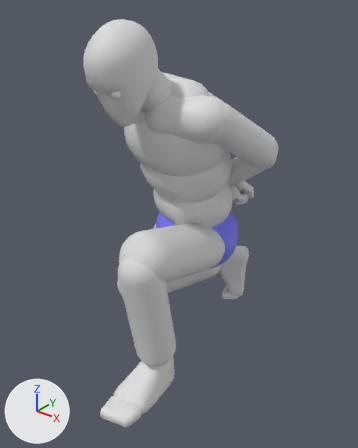
The FBX model ContentSources/Blender/ExportedFbx/SkeletalMesh/Als/Anim/A_Als_HandsTied_Poses.fbx, before and after one commit.
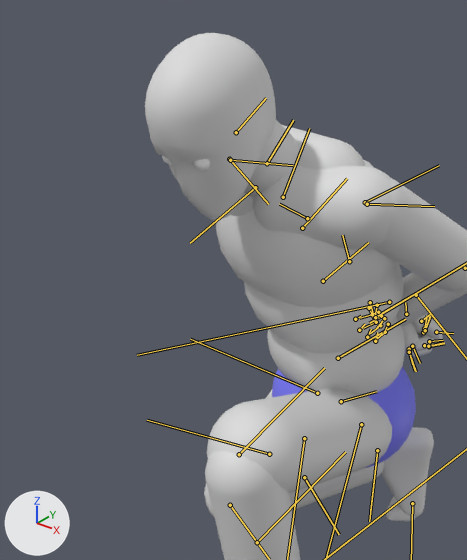
Each version is shown whole from a 50 mm lens placed at (1.044, -1.226, 1.285), pointed at (0.048, 0.019, 0.514), then close up on the part from 0% to 75% of the width and 0% to 72% of the height. Arrows for +X, +Y and +Z are at lower left; the lights stay in place. Both versions are drawn at frame 5 of the action 'Scene'; the numbers are the values there. The bones that bend it are drawn over the model as lines in the close-ups.

Names of what the first close-up shows: 'SKM_Als'.
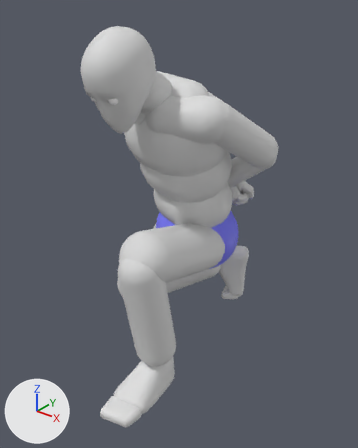
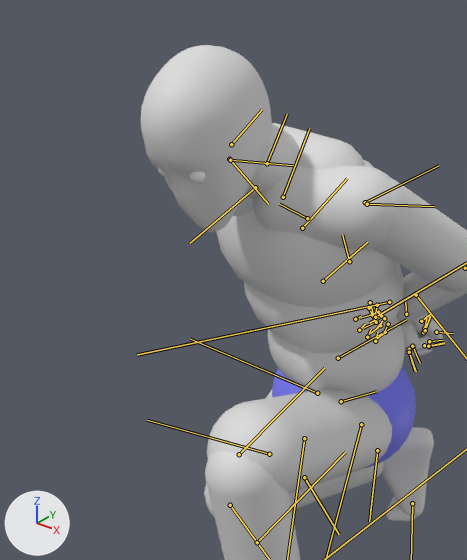
The edits, one by one:
Bone 'neck_01' (bone_neck_01) turns from (0, -2, 6) to (0, 1, -7) degrees about its own x, y and z.
Bone 'head' (bone_head) turns from (9, 2, 4) to (8, 0, 17) degrees about its own x, y and z.

Pixel boxes [x1, y1, x2, y2] of what changed, in the close-ups (467 x 560 px):
'SKM_Als', posed
    before: [145, 33, 467, 560]
    after: [140, 45, 467, 560]
bone 'neck_01', root to tip
    before: (267, 163) to (293, 120)
    after: (267, 163) to (287, 114)
bone 'head', root to tip
    before: (236, 132) to (266, 98)
    after: (231, 144) to (262, 109)
